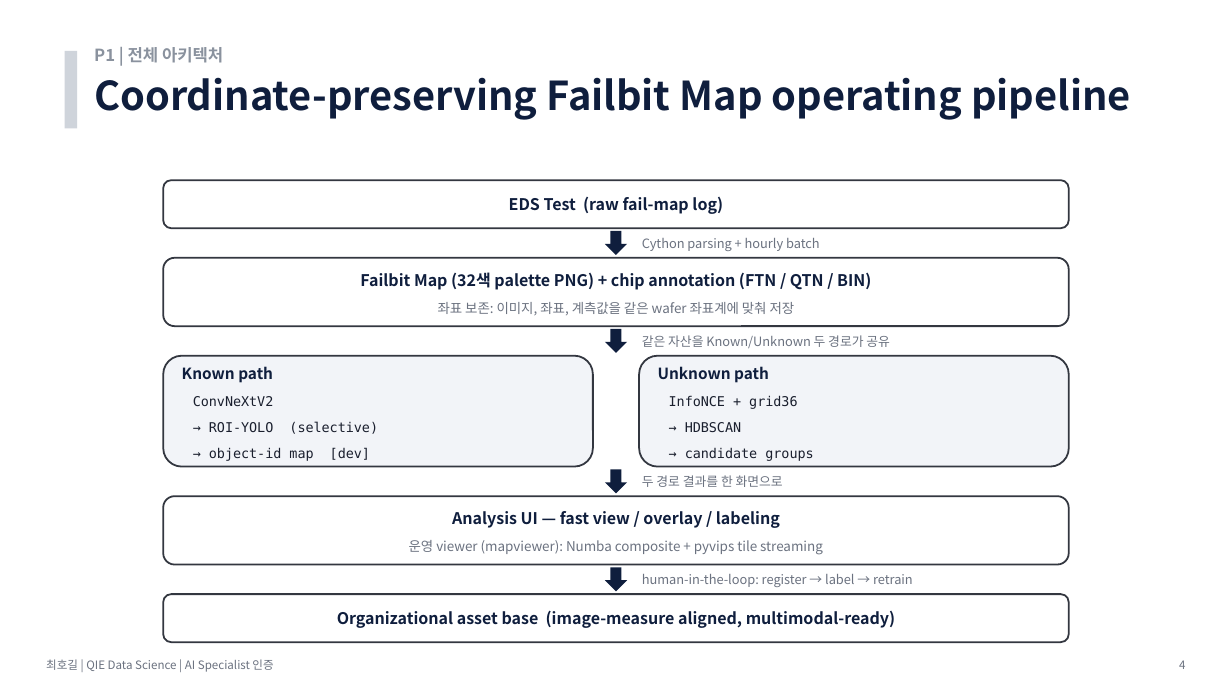
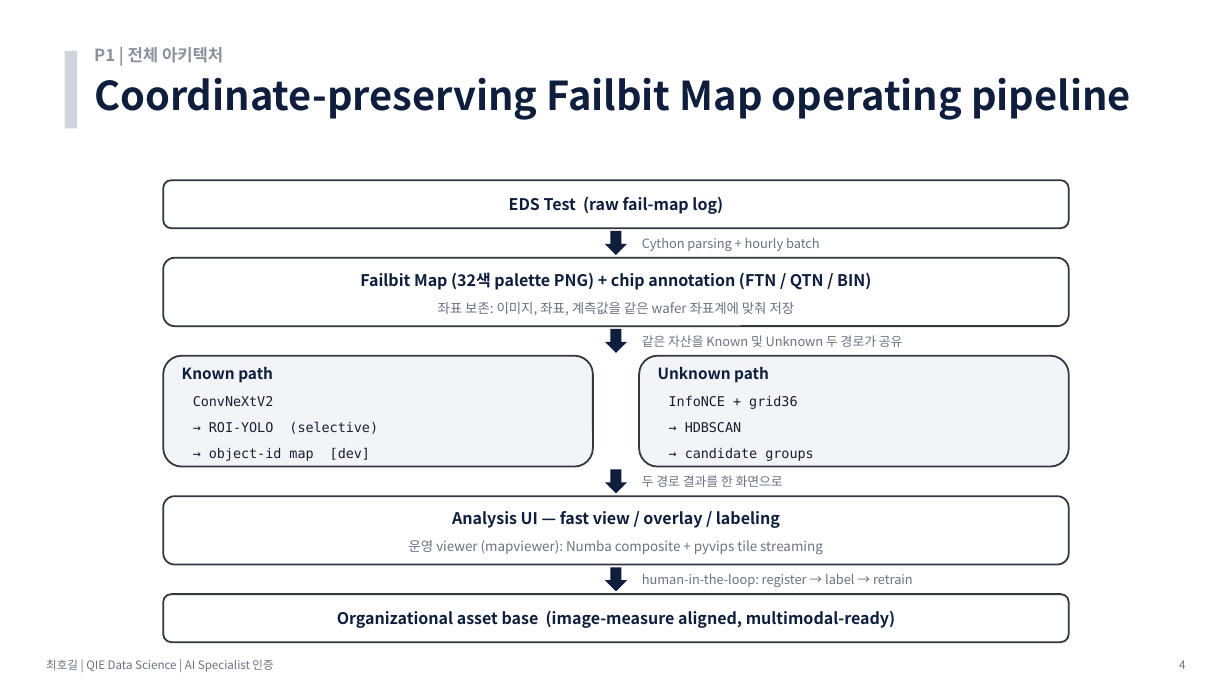
Before and after one commit to hogil/fbm_paper, a slide deck: slide 4 of recommendation/presentation/'26년 AI Specialist 면점 심사 자료_메모리사업부_최호길.pptx. Drawn at 1232x693 pixels with LibreOffice and Linux fonts; fonts in the diff are those of the drawing. Boxes give left, top, right and bottom in pixels: in the first picture for what was removed or moved away, otherwise in the second. Text is boxed around its words. In the diff, an @@ line names an element or a change of style, - is before the commit and + after.

```diff
--- a/recommendation/presentation/'26년 AI Specialist 면점 심사 자료_메모리사업부_최호길.pptx
+++ b/recommendation/presentation/'26년 AI Specialist 면점 심사 자료_메모리사업부_최호길.pptx
@@ text at <box>642,335,903,347</box>: text changed @@
-같은 자산을 Known/Unknown 두 경로가 공유
+같은 자산을 Known 및 Unknown 두 경로가 공유
```
Also in this commit, not shown: 12 other slides changed, 2 other files.
